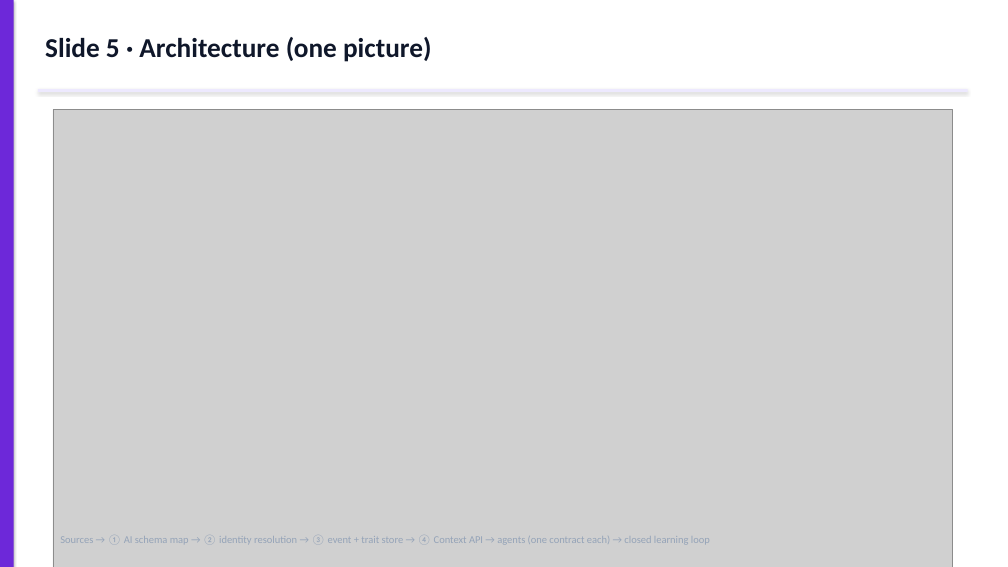
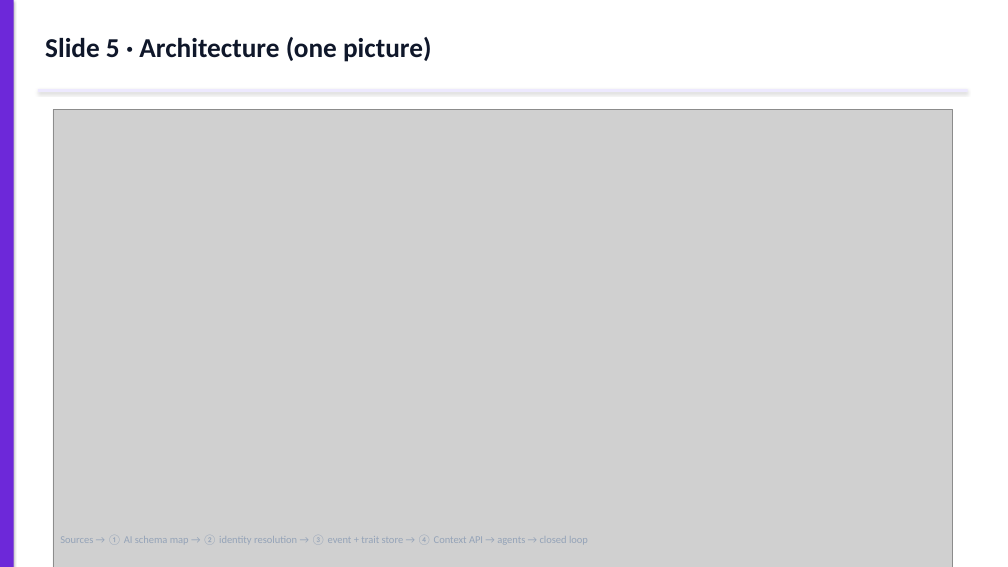
Before and after one commit to ayuvgr8/Velocity-Prototype, a slide deck: slide 6 of exports/Velocity-Context-Layer-Deck.pptx. Drawn at 1008x567 pixels with LibreOffice and Linux fonts; fonts in the diff are those of the drawing; grey boxes stand for pictures. Boxes give left, top, right and bottom in pixels: in the first picture for what was removed or moved away, otherwise in the second. Text is boxed around its words. In the diff, an @@ line names an element or a change of style, - is before the commit and + after.

```diff
--- a/exports/Velocity-Context-Layer-Deck.pptx
+++ b/exports/Velocity-Context-Layer-Deck.pptx
@@ text at (60,536,588,544): text changed @@
-Sources → ① AI schema map → ② identity resolution → ③ event + trait store → ④ Context API → agents (one contract each) → closed learning loop
+Sources → ① AI schema map → ② identity resolution → ③ event + trait store → ④ Context API → agents → closed loop
```
Also in this commit, not shown: 1 other slide changed, 5 other files.
